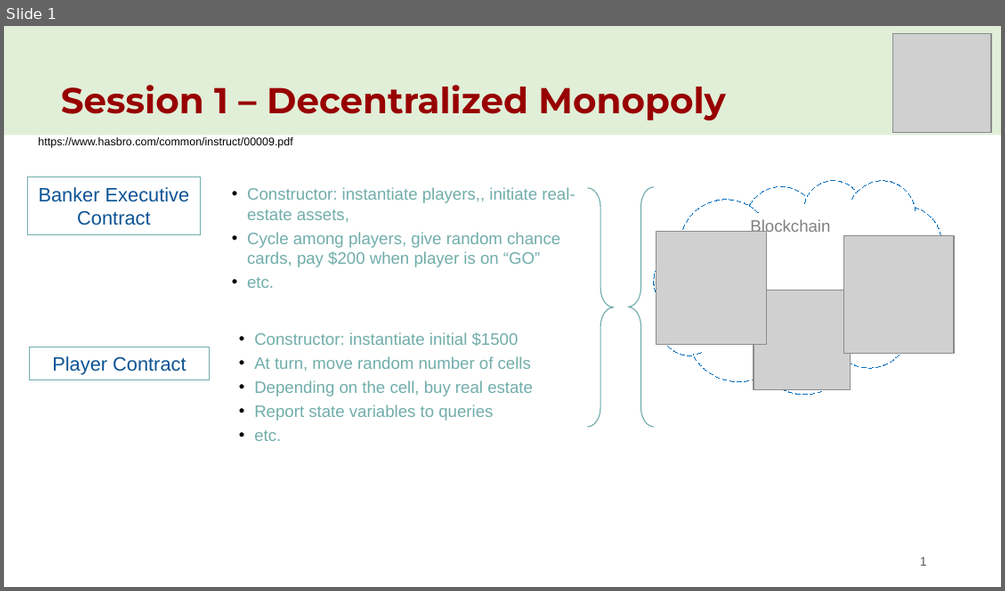
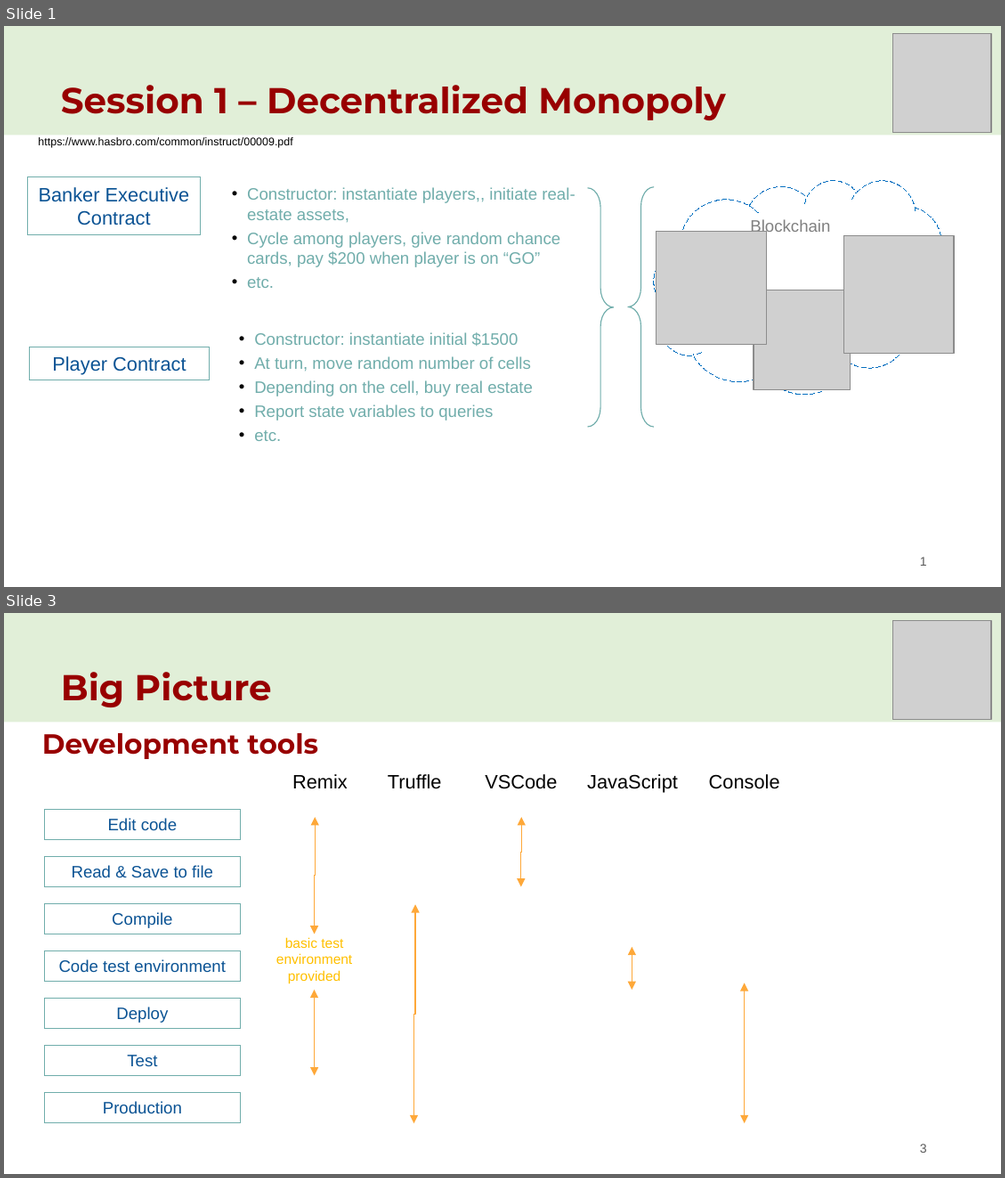
Before and after one commit to kvutien/Project-ETHDenver-bootcamp, a slide deck: session_1/20221018 ETH Denver S1 homework.pptx. Shown one above the other, each under a label of ours: slide 1 before the commit, slides 1 and 3 after it; the slides between them are not shown. The pictures are 1005x591 and 1005x1178 pixels, drawn with LibreOffice and Linux fonts; fonts in the diff are those of the drawing; grey boxes stand for pictures. Boxes give left, top, right and bottom in pixels: in the first picture for what was removed or moved away, otherwise in the second. Text is boxed around its words. In the diff, an @@ line names an element or a change of style, - is before the commit and + after.

Commit message:
Add the big picture in Homework 2

```diff
--- a/session_1/20221018 ETH Denver S1 homework.pptx
+++ b/session_1/20221018 ETH Denver S1 homework.pptx
@@ slide 3 added at <box>4,613,1001,1174</box>, background #FFFFFF; not listed: 1 template element that a slide beside it also shows @@
@@ picture added at <box>892,621,991,720</box> @@
@@ title added at <box>61,672,272,707</box>, 26 pt, text #980000, bold @@
+Big Picture
@@ text added at <box>42,733,318,759</box>, 20 pt, text #980000, bold @@
+Development tools
@@ text added at <box>292,774,348,789</box>, 14 pt, text #000000 @@
+Remix
@@ text added at <box>388,774,442,789</box>, 14 pt, text #000000 @@
+Truffle
@@ text added at <box>485,774,557,789</box>, 14 pt, text #000000 @@
+VSCode
@@ text added at <box>587,774,678,793</box>, 14 pt, text #000000 @@
+JavaScript
@@ text added at <box>709,774,780,789</box>, 14 pt, text #000000 @@
+Console
@@ rectangle added at <box>44,810,240,839</box>, outline #70ADAB 0.75 pt, 12 pt, text #0B5394 @@
+Edit code
@@ elbow double arrow added from (314, 934) to (315, 818), #FEA83A 0.75 pt @@
@@ elbow double arrow added from (521, 887) to (521, 818), #FEA83A 0.75 pt @@
@@ rectangle added at <box>44,856,240,886</box>, outline #70ADAB 0.75 pt, 12 pt, text #0B5394 @@
+Read & Save to file
@@ rectangle added at <box>44,904,240,934</box>, outline #70ADAB 0.75 pt, 12 pt, text #0B5394 @@
+Compile
@@ elbow double arrow added from (413, 1123) to (416, 904), #FEA83A 0.75 pt @@
@@ rectangle added at <box>44,951,240,981</box>, outline #70ADAB 0.75 pt, 12 pt, text #0B5394 @@
+Code test environment
@@ text added at <box>276,937,352,983</box>, 10 pt, text #FFC000 @@
+basic test environment provided
@@ elbow double arrow added from (632, 989) to (632, 947), #FEA83A 0.75 pt @@
@@ elbow double arrow added from (744, 1123) to (744, 983), #FEA83A 0.75 pt @@
@@ rectangle added at <box>44,997,240,1028</box>, outline #70ADAB 0.75 pt, 12 pt, text #0B5394 @@
+Deploy
@@ elbow double arrow added from (314, 1076) to (314, 989), #FEA83A 0.75 pt @@
@@ rectangle added at <box>44,1046,240,1076</box>, outline #70ADAB 0.75 pt, 12 pt, text #0B5394 @@
+Test
@@ rectangle added at <box>44,1093,240,1122</box>, outline #70ADAB 0.75 pt, 12 pt, text #0B5394 @@
+Production
@@ page number added at <box>920,1143,927,1152</box>, 9 pt, text #595959 @@
+3
```
Also in this commit, not shown: 1 other slide added, 3 other files.
